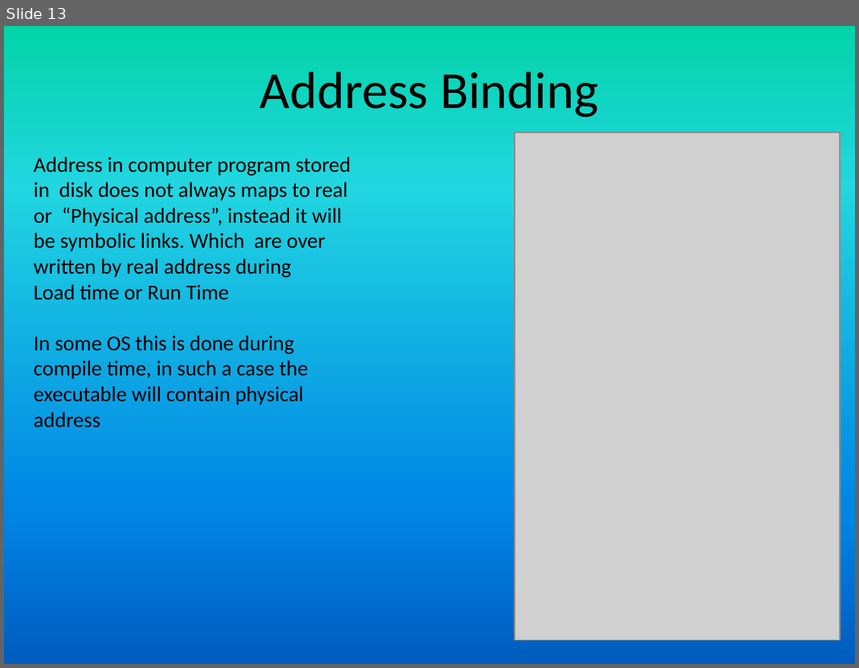
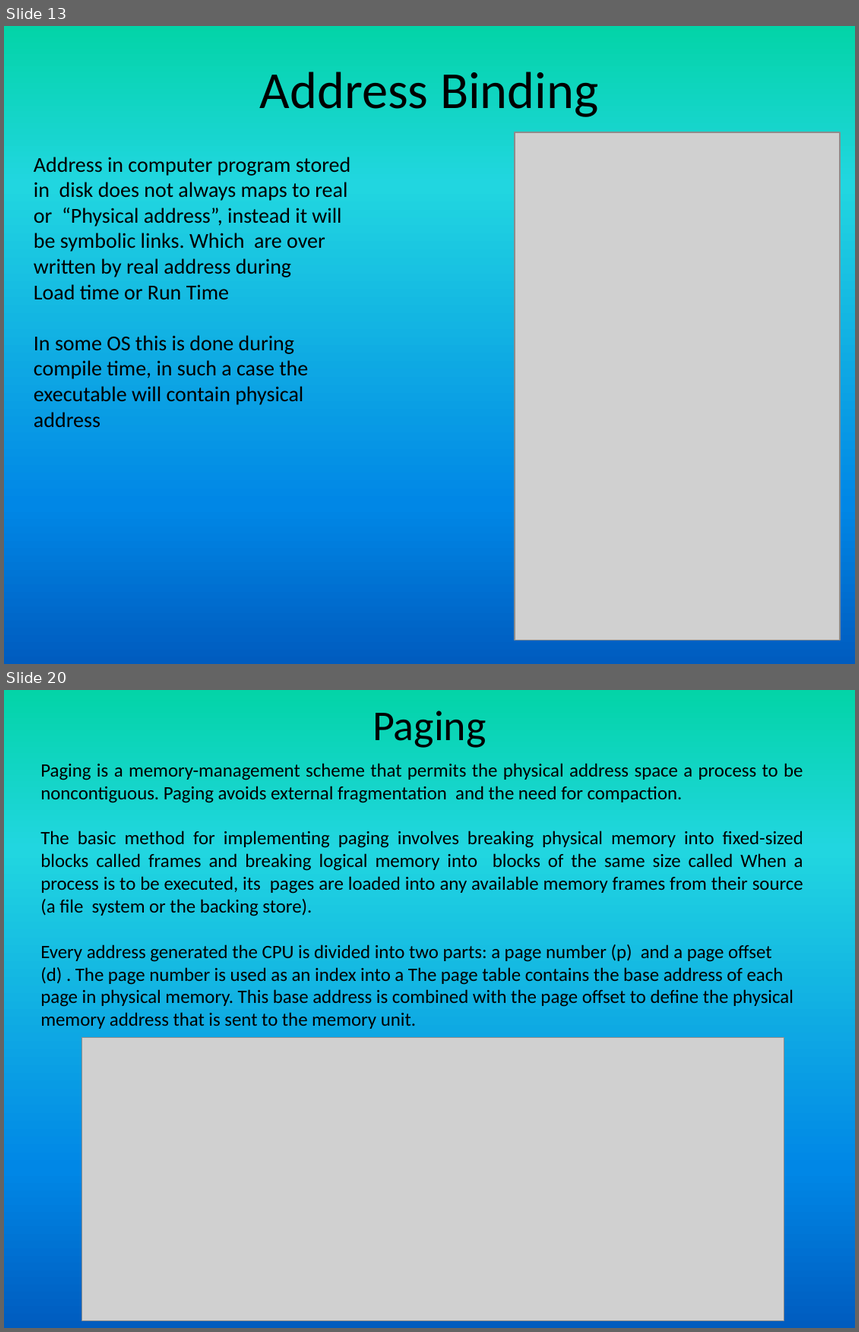
Before and after one commit to girishsukukumar/RTOS, a slide deck: RTOS-15-Memory_management.pptx. Shown one above the other, each under a label of ours: slide 13 before the commit, slides 13 and 20 after it; the slides between them are not shown. The pictures are 859x668 and 859x1332 pixels, drawn with LibreOffice and Linux fonts; fonts in the diff are those of the drawing; grey boxes stand for pictures. Boxes give left, top, right and bottom in pixels: in the first picture for what was removed or moved away, otherwise in the second. Text is boxed around its words. In the diff, an @@ line names an element or a change of style, - is before the commit and + after.

```diff
--- a/RTOS-15-Memory_management.pptx
+++ b/RTOS-15-Memory_management.pptx
@@ slide 20 added at bbox=[4, 690, 855, 1328], background gradient #03D4A8 to #21D6E0 to #0087E6 to #005CBF @@
@@ title added at bbox=[373, 711, 486, 748], 36 pt, text #000000 @@
+Paging
@@ text added at bbox=[40, 763, 804, 1029], 16 pt, text #000000 @@
+Paging is a memory-management scheme that permits the physical address space a process to be noncontiguous. Paging avoids external fragmentation and the need for compaction.
+The basic method for implementing paging involves breaking physical memory into fixed-sized blocks called frames and breaking logical memory into blocks of the same size called When a process is to be executed, its pages are loaded into any available memory frames from their source (a file system or the backing store).
+Every address generated the CPU is divided into two parts: a page number (p) and a page offset (d) . The page number is used as an index into a The page table contains the base address of each page in physical memory. This base address is combined with the page offset to define the physical memory address that is sent to the memory unit.
@@ picture added at bbox=[82, 1037, 785, 1321] @@
```
Also in this commit, not shown: 4 slides changed, 10 other slides added, 1 other file.
